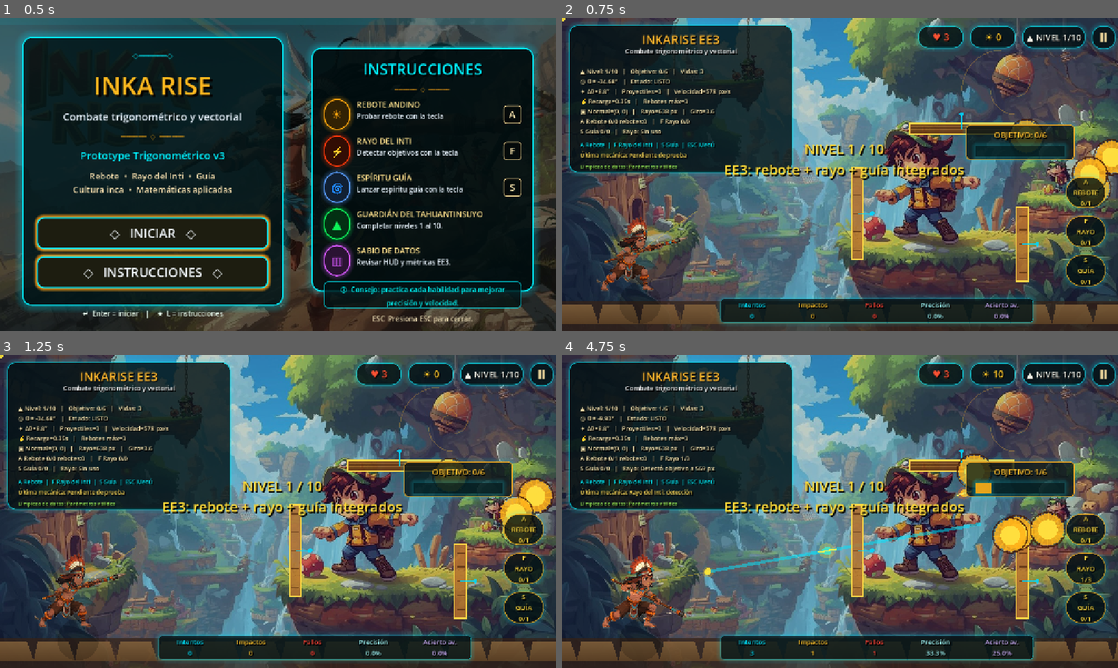
Above: before the commit, frames 1-4 (two rows, left to right).
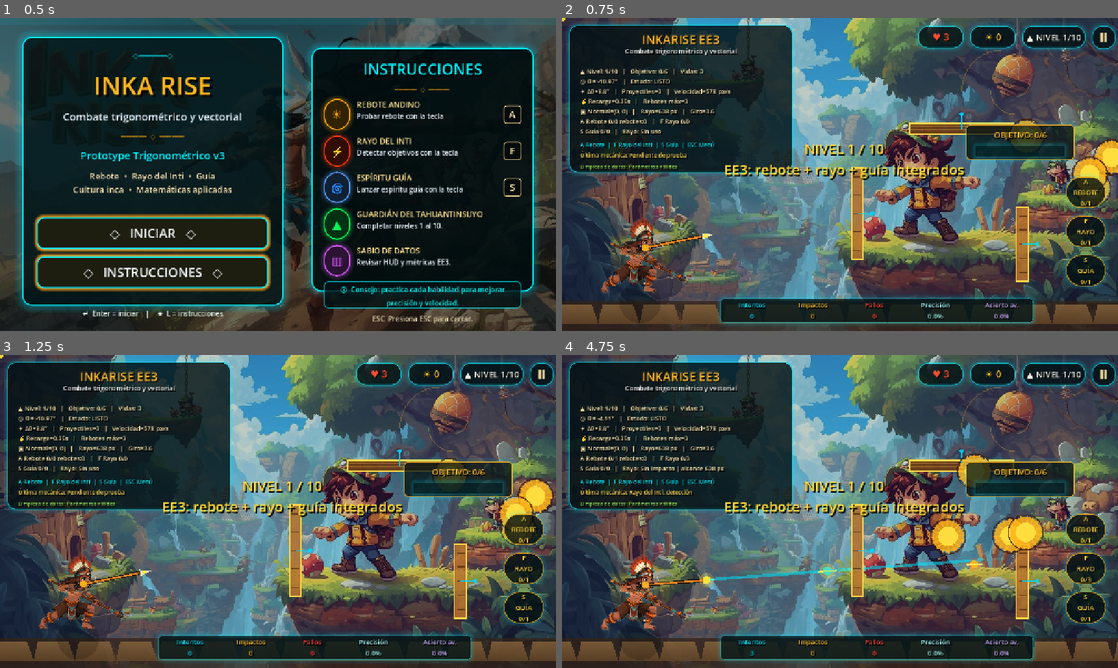
Above: after the commit, the same moments.

Repository: LeniSarmiento/INKA-RISA
Game: Godot game, scene res://scenes/MainMenu.tscn
Same seed, same stepped clock (60 frames per second), same inputs: the game is played once before the commit and once after it.
Inputs (mouse positions are in pixels of both pictures, inside the frame that each line leads up to):
- Up to frame 1 (0.5 s): no input
- Up to frame 2 (0.75 s): click "◇ INICIAR ◇" at 0.5 s
- Up to frame 3 (1.25 s): no input
- Up to frame 4 (4.75 s): tap Enter at 1.25 s; move the mouse to (962, 495) at 1.27 s; tap F at 1.35, 2.1, 3.05, 3.8, 4.55 s; click (962, 495) at 1.42 s; move the mouse to (728, 527) at 2.02 s; hold S 2.03-2.78 s; click (728, 527) at 2.17 s; move the mouse to (895, 442) at 2.77 s; tap R at 2.85 s; click (895, 442) at 2.92 s; move the mouse to (812, 574) at 3.52 s; tap Q at 3.6 s; click (812, 574) at 3.67 s; move the mouse to (1006, 558) at 4.27 s; hold A from 4.28 s (still down); tap E at 4.35 s; click (1006, 558) at 4.42 s

Frame 1 is identical in both runs. In frame 2, 1.5% of the frame differs, in the area x 6-28%, y 19-88%; in frame 3, 1.5%; in frame 4, 4.2%, in the area x 6-94%, y 4-96%.

Commit message:
fet: Cambios de avatar sincronizacion

Diff:
--- a/scripts/Main.gd
+++ b/scripts/Main.gd
@@ -105,11 +105,7 @@
 	if cooldown_timer > 0.0:
 		cooldown_timer -= delta
 
-	var direction = get_global_mouse_position() - player.global_position
-	if direction.length() > 1.0:
-		theta_base_rad = direction.angle()
-		theta_base_deg = rad_to_deg(theta_base_rad)
-		player.set_aim(theta_base_rad)
+	_sync_player_aim_with_mouse()
 
 	spawn_timer -= delta
 	if spawn_timer <= 0.0 and get_tree().get_nodes_in_group("targets").size() < max_alive_targets:
@@ -123,6 +119,21 @@
 		center_message.visible = false
 
 	update_hud()
+
+
+func _sync_player_aim_with_mouse() -> void:
+	if not is_instance_valid(player):
+		return
+	var mouse_global: Vector2 = get_global_mouse_position()
+	if player.has_method("set_aim_target"):
+		player.call("set_aim_target", mouse_global)
+		theta_base_rad = float(player.call("get_aim_angle_rad"))
+	else:
+		var direction: Vector2 = mouse_global - player.global_position
+		if direction.length() > 1.0:
+			theta_base_rad = direction.angle()
+			player.call("set_aim", theta_base_rad)
+	theta_base_deg = rad_to_deg(theta_base_rad)
 
 func _unhandled_input(event: InputEvent) -> void:
 	if game_finished:
@@ -246,6 +257,7 @@
 		player.play_attack()
 
 func try_shoot(is_spread: bool) -> void:
+	_sync_player_aim_with_mouse()
 	if cooldown_timer > 0.0:
 		return
 	cooldown_timer = cooldown
@@ -275,6 +287,7 @@
 	projectile.projectile_finished.connect(_on_projectile_finished)
 
 func try_ricochet_shot() -> void:
+	_sync_player_aim_with_mouse()
 	if cooldown_timer > 0.0:
 		return
 	cooldown_timer = cooldown
@@ -294,6 +307,7 @@
 	update_hud()
 
 func try_homing_shot() -> void:
+	_sync_player_aim_with_mouse()
 	if cooldown_timer > 0.0:
 		return
 	cooldown_timer = cooldown
@@ -314,6 +328,7 @@
 	update_hud()
 
 func try_laser_ray() -> void:
+	_sync_player_aim_with_mouse()
 	_play_player_attack_animation()
 	sanitize_advanced_params()
 	ray_attempts += 1
--- a/scripts/Player.gd
+++ b/scripts/Player.gd
@@ -1,7 +1,7 @@
 extends Node2D
 
-# Avatar mejorado: frames reales del guerrero/guerrera inca con lanza.
-# Cambia de postura según la dirección del mouse en 8 sectores.
+# Avatar del guerrero/guerrera inca con apuntado sincronizado al mouse.
+# La dirección del sprite, la lanza visual, el punto de salida y el disparo usan el mismo ángulo θ.
 const AIM_LEFT: Texture2D = preload("res://assets/images/player_aim_frames/aim_left.png")
 const AIM_UP_LEFT: Texture2D = preload("res://assets/images/player_aim_frames/aim_up_left.png")
 const AIM_UP: Texture2D = preload("res://assets/images/player_aim_frames/aim_up.png")
@@ -29,25 +29,62 @@
 const DAMAGE_DOWN: Texture2D = preload("res://assets/images/player_aim_frames/damage_down.png")
 const DAMAGE_DOWN_LEFT: Texture2D = preload("res://assets/images/player_aim_frames/damage_down_left.png")
 
+const AIM_ORIGIN_LOCAL: Vector2 = Vector2(12.0, -88.0)
+const SPEAR_LENGTH: float = 142.0
+const MIN_AIM_DISTANCE: float = 8.0
+
 var aim_angle: float = 0.0
+var aim_target_global: Vector2 = Vector2.ZERO
 var bob_time: float = 0.0
 var attack_time: float = 0.0
 var damage_time: float = 0.0
 var invulnerable_flash: float = 0.0
 
+func _ready() -> void:
+	# Objetivo inicial: apunta hacia la derecha para evitar un ángulo vacío al iniciar.
+	aim_target_global = get_aim_origin_global_position() + Vector2.RIGHT * 300.0
+
 func _process(delta: float) -> void:
 	bob_time += delta
 	if attack_time > 0.0:
-		attack_time = max(attack_time - delta, 0.0)
+		attack_time = maxf(attack_time - delta, 0.0)
 	if damage_time > 0.0:
-		damage_time = max(damage_time - delta, 0.0)
+		damage_time = maxf(damage_time - delta, 0.0)
 	if invulnerable_flash > 0.0:
-		invulnerable_flash = max(invulnerable_flash - delta, 0.0)
+		invulnerable_flash = maxf(invulnerable_flash - delta, 0.0)
 	queue_redraw()
 
 func set_aim(angle_rad: float) -> void:
+	# Compatibilidad con versiones anteriores: permite seguir asignando θ directo.
 	aim_angle = angle_rad
+	var dir: Vector2 = Vector2(cos(aim_angle), sin(aim_angle)).normalized()
+	aim_target_global = get_aim_origin_global_position() + dir * 500.0
 	queue_redraw()
+
+func set_aim_target(target_global: Vector2) -> void:
+	# Este método sincroniza mouse, avatar, puntero visual y disparo.
+	aim_target_global = target_global
+	var origin: Vector2 = get_aim_origin_global_position()
+	var direction: Vector2 = aim_target_global - origin
+	if direction.length() >= MIN_AIM_DISTANCE:
+		aim_angle = direction.angle()
+	queue_redraw()
+
+func get_aim_angle_rad() -> float:
+	return aim_angle
+
+func get_aim_angle_deg() -> float:
+	return rad_to_deg(aim_angle)
+
+func get_aim_direction() -> Vector2:
+	return Vector2(cos(aim_angle), sin(aim_angle)).normalized()
+
+func get_aim_origin_global_position() -> Vector2:
+	return global_position + AIM_ORIGIN_LOCAL
+
+func get_muzzle_global_position() -> Vector2:
+	# La punta de la lanza es el mismo punto desde donde salen todos los disparos.
+	return get_aim_origin_global_position() + get_aim_direction() * SPEAR_LENGTH
 
 func play_attack() -> void:
 	attack_time = 0.20
@@ -109,33 +146,44 @@
 		_: return AIM_DOWN_LEFT
 
 func _draw() -> void:
-	var bob: float = sin(bob_time * 5.0) * 1.3
-	var dir: Vector2 = Vector2(cos(aim_angle), sin(aim_angle)).normalized()
-	var side: float = 1.0 if dir.x >= 0.0 else -1.0
+	var bob: float = sin(bob_time * 5.0) * 1.2
+	var dir: Vector2 = get_aim_direction()
 	var alpha: float = 1.0
 	if invulnerable_flash > 0.0 and int(invulnerable_flash * 20.0) % 2 == 0:
 		alpha = 0.60
 
 	# Sombra y aura del Inti detrás del personaje.
-	draw_circle(Vector2(0, 40 + bob), 48.0, Color(0.0, 0.0, 0.0, 0.18))
-	draw_circle(Vector2(0, -72 + bob), 68, Color(1.0, 0.67, 0.08, 0.10))
-	draw_circle(Vector2(0, -72 + bob), 42, Color(0.0, 0.9, 1.0, 0.08))
+	draw_circle(Vector2(0, 38 + bob), 48.0, Color(0.0, 0.0, 0.0, 0.18))
+	draw_circle(Vector2(0, -72 + bob), 68.0, Color(1.0, 0.67, 0.08, 0.10))
+	draw_circle(Vector2(0, -72 + bob), 42.0, Color(0.0, 0.9, 1.0, 0.08))
 
-	# Frame real del avatar. El sprite ya incluye postura y lanza.
+	# Frame del avatar inclinado. El sector cambia por el mismo ángulo usado para disparar.
 	var texture: Texture2D = _get_current_texture()
-	var sprite_rect: Rect2 = Rect2(Vector2(-150, -190 + bob), Vector2(300, 217))
+	var sprite_rect: Rect2 = Rect2(Vector2(-154.0, -190.0 + bob), Vector2(308.0, 222.0))
 	draw_texture_rect(texture, sprite_rect, false, Color(1.0, 1.0, 1.0, alpha))
 
-	# Guía visual del apuntado: es delgada para no tapar la lanza del sprite.
-	var hand: Vector2 = Vector2(16.0 * side, -92.0 + bob)
-	var spear_tip: Vector2 = hand + dir * 142.0
-	draw_line(hand, spear_tip, Color(1.0, 0.85, 0.18, 0.32), 2.0)
+	# Lanza/puntero exacto: este dibujo SÍ coincide con el mouse y con el disparo.
+	var origin: Vector2 = AIM_ORIGIN_LOCAL + Vector2(0.0, bob)
+	var muzzle: Vector2 = origin + dir * SPEAR_LENGTH
+	var target_local: Vector2 = to_local(aim_target_global)
+
+	# Guía tenue hacia el mouse.
+	draw_line(muzzle, target_local, Color(0.0, 0.95, 1.0, 0.18), 1.5)
+	# Lanza principal sincronizada.
+	draw_line(origin, muzzle, Color(0.16, 0.08, 0.02, 0.90), 8.0)
+	draw_line(origin, muzzle, Color(0.95, 0.55, 0.16, 0.95), 4.0)
+	draw_circle(origin, 8.0, Color(1.0, 0.72, 0.10, 0.90))
+
+	# Punta triangular de lanza en la misma dirección del disparo.
+	var normal: Vector2 = Vector2(-dir.y, dir.x)
+	var tip_a: Vector2 = muzzle + dir * 18.0
+	var tip_b: Vector2 = muzzle - dir * 10.0 + normal * 8.0
+	var tip_c: Vector2 = muzzle - dir * 10.0 - normal * 8.0
+	draw_colored_polygon(PackedVector2Array([tip_a, tip_b, tip_c]), Color(0.95, 0.92, 0.75, 0.95))
+	draw_line(tip_b, tip_c, Color(0.25, 0.20, 0.12, 0.80), 2.0)
+
+	# Punto de salida del proyectil.
+	draw_circle(muzzle, 5.0, Color(1.0, 0.92, 0.20, 0.95))
 	if attack_time > 0.0:
-		draw_circle(spear_tip, 12.0, Color(1.0, 0.72, 0.05, 0.28))
-		draw_circle(spear_tip, 5.0, Color(1.0, 0.92, 0.20, 0.85))
-
-func get_muzzle_global_position() -> Vector2:
-	var dir: Vector2 = Vector2(cos(aim_angle), sin(aim_angle)).normalized()
-	var side: float = 1.0 if dir.x >= 0.0 else -1.0
-	var hand: Vector2 = Vector2(16.0 * side, -92.0)
-	return global_position + hand + dir * 142.0
+		draw_circle(muzzle, 17.0, Color(1.0, 0.72, 0.05, 0.26))
+		draw_circle(muzzle, 8.0, Color(1.0, 0.92, 0.20, 0.88))
